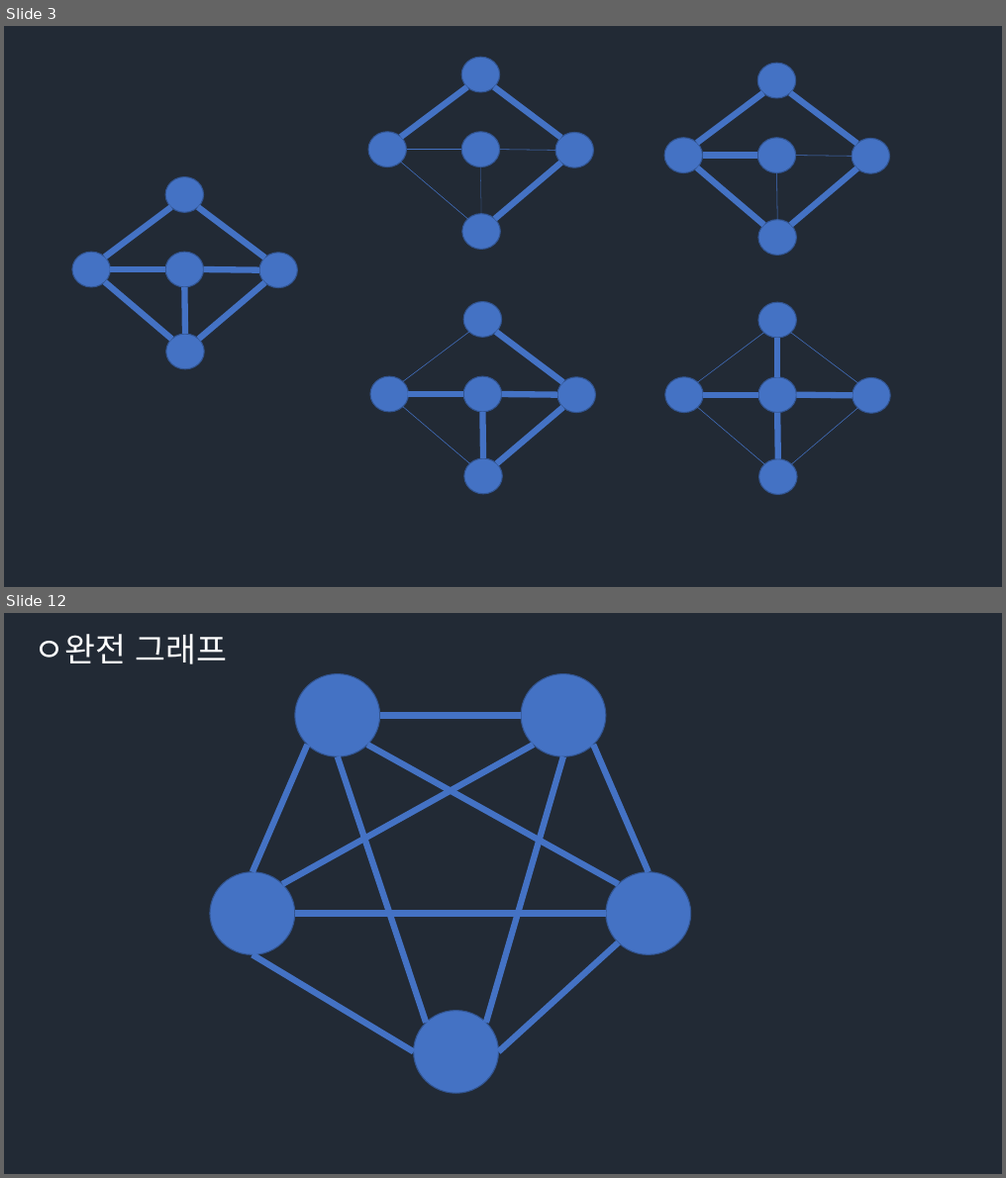
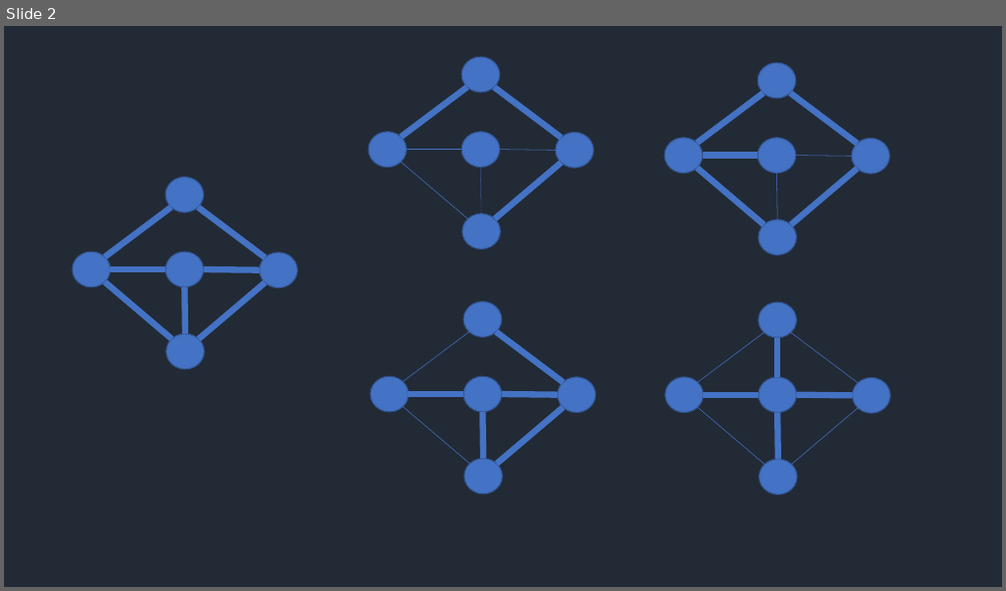
Before and after one commit to Groot-Space/Groot-space.github.io, a slide deck: assets/images/크루스칼 알고리즘/크루스칼 알고리즘.pptx. Shown one above the other, each under a label of ours: slides 3 and 12 before the commit, slide 2 after it; the slides between them are not shown. The pictures are 1006x1178 and 1006x591 pixels, drawn with LibreOffice and Linux fonts; fonts in the diff are those of the drawing. Boxes give left, top, right and bottom in pixels: in the first picture for what was removed or moved away, otherwise in the second. Text is boxed around its words. In the diff, an @@ line names an element or a change of style, - is before the commit and + after.

```diff
--- a/assets/images/크루스칼 알고리즘/크루스칼 알고리즘.pptx
+++ b/assets/images/크루스칼 알고리즘/크루스칼 알고리즘.pptx
@@ slide 12 removed at (4, 613, 1002, 1174), background #222A35 @@
@@ text removed at (35, 634, 228, 664) @@
-ㅇ완전 그래프
@@ ellipse removed at (295, 673, 380, 757) @@
@@ ellipse removed at (521, 673, 606, 757) @@
@@ line removed from (521, 716) to (380, 716) @@
@@ line removed from (307, 745) to (252, 872) @@
@@ line removed from (534, 745) to (282, 884) @@
@@ line removed from (338, 757) to (426, 1023) @@
@@ line removed from (368, 745) to (619, 884) @@
@@ line removed from (563, 757) to (486, 1023) @@
@@ line removed from (593, 745) to (648, 872) @@
@@ ellipse removed at (210, 872, 295, 956) @@
@@ ellipse removed at (606, 872, 691, 956) @@
@@ line removed from (295, 914) to (606, 914) @@
@@ line removed from (414, 1053) to (252, 956) @@
@@ line removed from (499, 1053) to (619, 943) @@
@@ ellipse removed at (414, 1011, 499, 1093) @@
@@ what was slide 3 is now slide 2 @@
```
Also in this commit, not shown: 6 slides added, 17 other slides removed, 9 other files.
